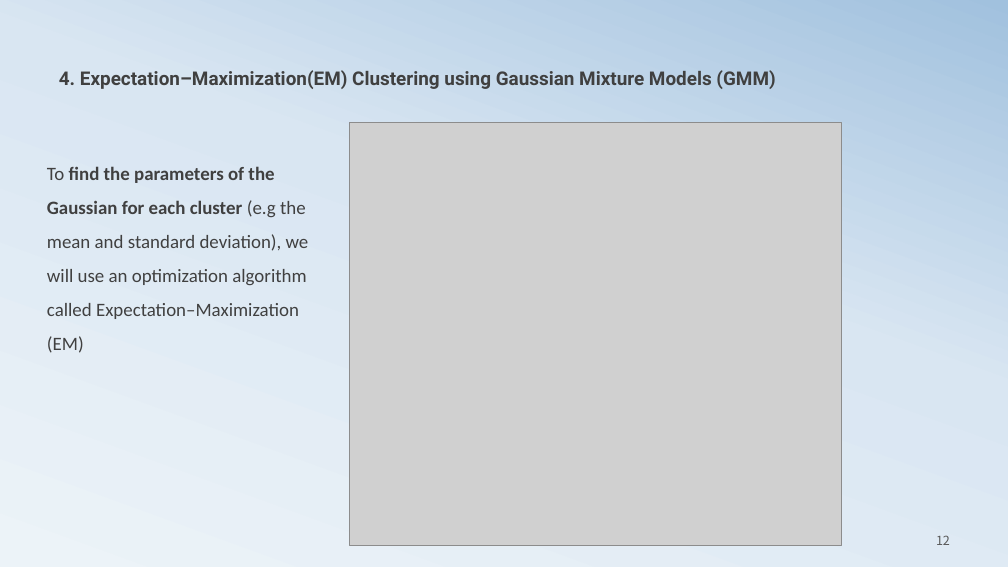
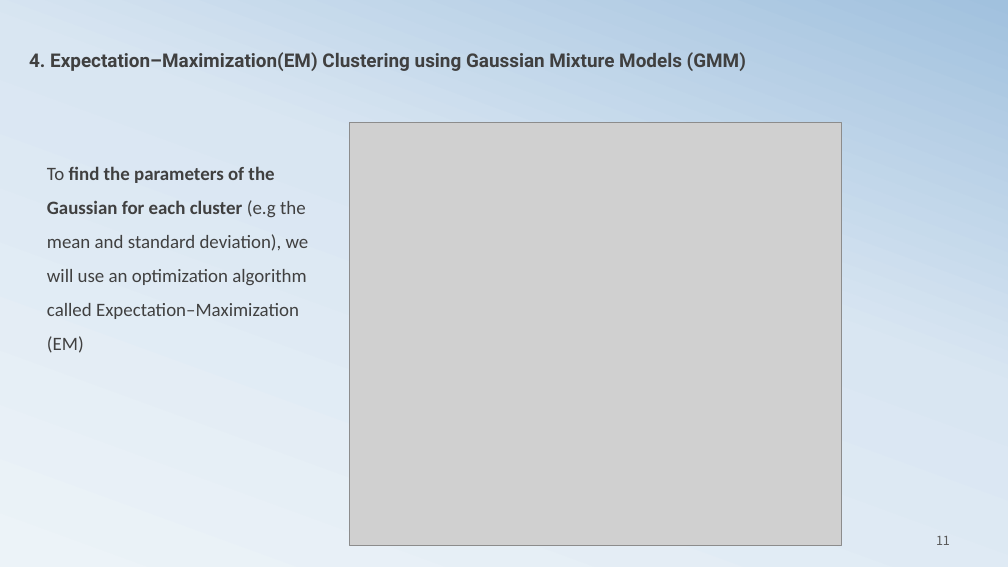
Before and after one commit to ancestor9/mathematics-for-machine-learning, a slide deck: slide 11 of 2_histogram2probability.pptx (slide 12 before the commit). Drawn at 1008x567 pixels with LibreOffice and Linux fonts; fonts in the diff are those of the drawing; grey boxes stand for pictures. Boxes give left, top, right and bottom in pixels: in the first picture for what was removed or moved away, otherwise in the second. Text is boxed around its words. In the diff, an @@ line names an element or a change of style, - is before the commit and + after.

```diff
--- a/2_histogram2probability.pptx
+++ b/2_histogram2probability.pptx
@@ text "4. Expectation–Maximization(EM) Clustering using Gaussian ...": place and size @@
-text "4. Expectation–Maximization(EM) Clustering using Gaussian ..." at bbox=[59, 70, 775, 89]
+text "4. Expectation–Maximization(EM) Clustering using Gaussian ..." at bbox=[29, 52, 746, 71]
@@ page number at bbox=[936, 536, 950, 545]: text changed @@
-12
+11
```
Also in this commit, not shown: 14 other slides changed, 5 slides added, 3 slides removed.
